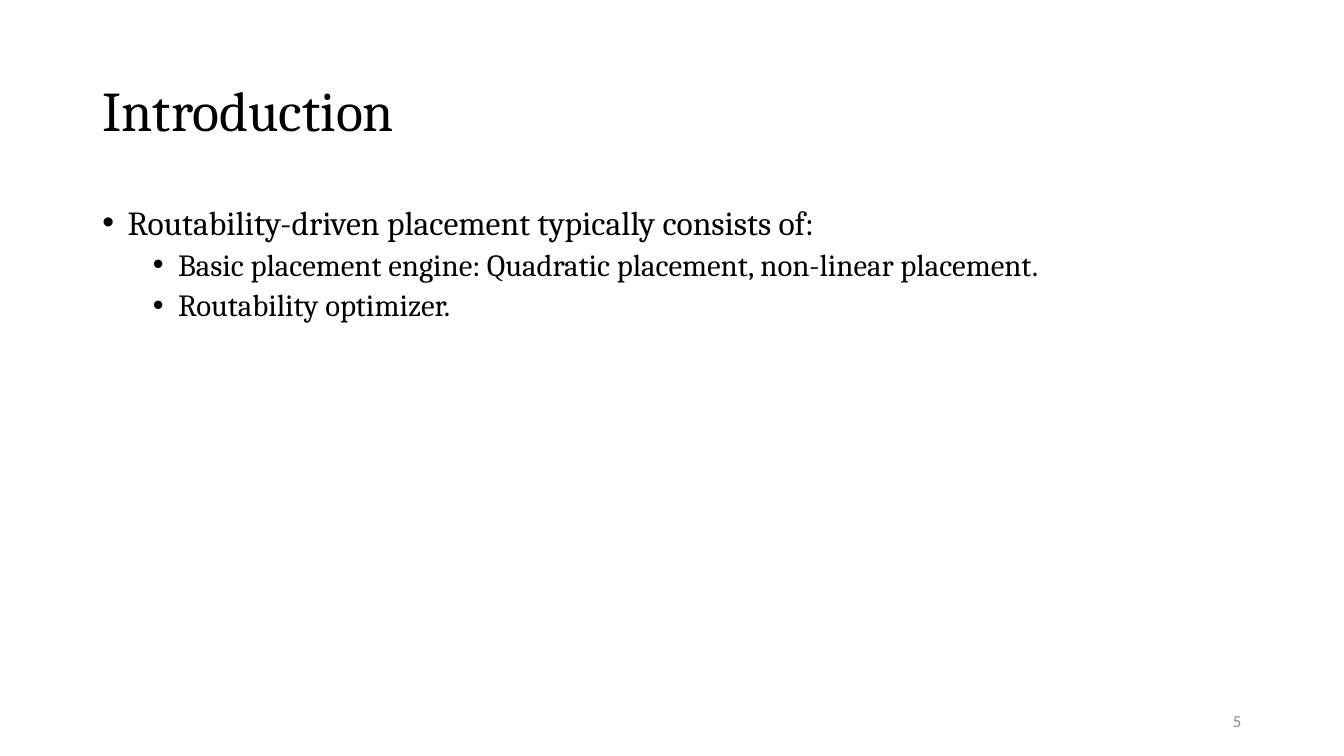
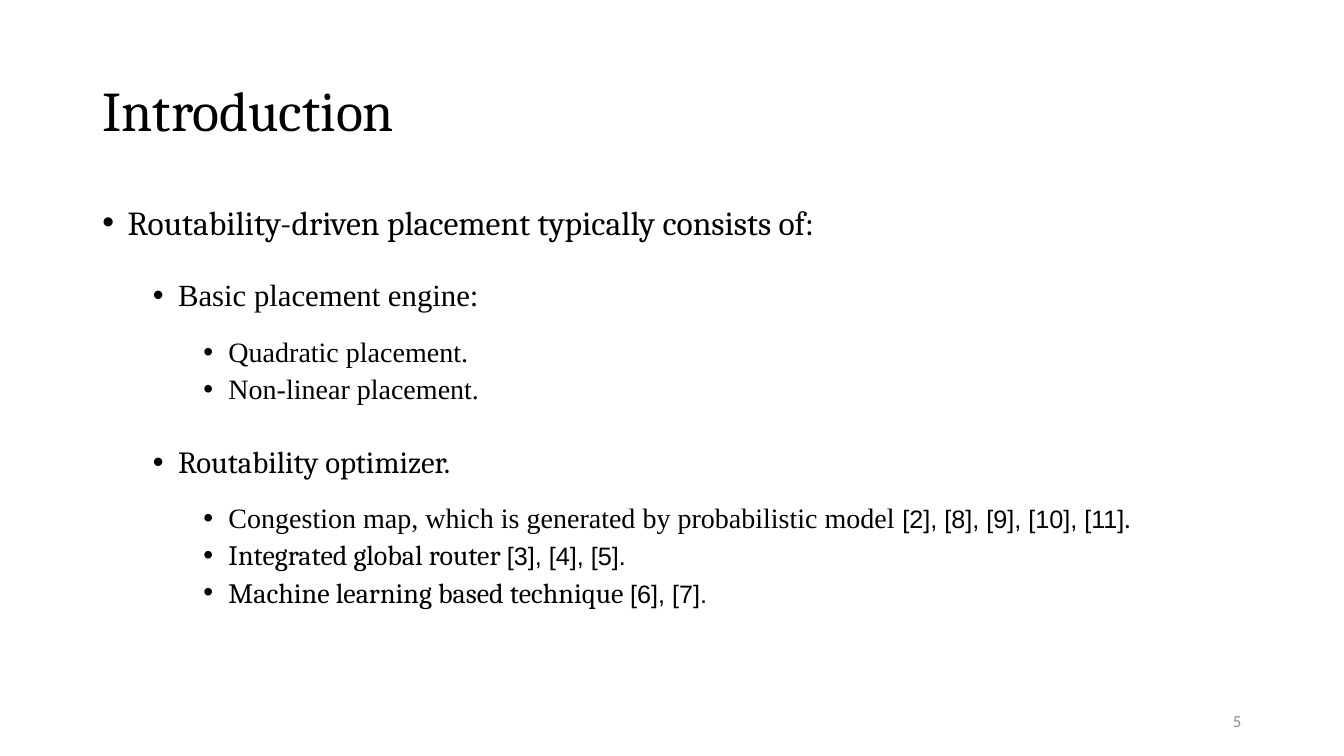
Before and after one commit to Pacific-Feng-Studuies/Studied-Papers, a slide deck: slide 6 of GM/Placement/PUFFER A Routability-Driven Placement Framework via Cell Padding/PUFFER A Routability-Driven Placement Framework via Cell Padding.pptx. Drawn at 1344x756 pixels with LibreOffice and Linux fonts; fonts in the diff are those of the drawing. Boxes give left, top, right and bottom in pixels: in the first picture for what was removed or moved away, otherwise in the second. Text is boxed around its words. In the diff, an @@ line names an element or a change of style, - is before the commit and + after.

Commit message:
2023/10/01

```diff
--- a/GM/Placement/PUFFER A Routability-Driven Placement Framework via Cell Padding/PUFFER A Routability-Driven Placement Framework via Cell Padding.pptx
+++ b/GM/Placement/PUFFER A Routability-Driven Placement Framework via Cell Padding/PUFFER A Routability-Driven Placement Framework via Cell Padding.pptx
@@ text at [178,284,479,404]: text changed; size 22 to 20 pt; font Cambria to Times New Roman @@
-  • Basic placement engine: Quadratic placement, non-linear placement.
+  • Basic placement engine:
+    • Quadratic placement.
+    • Non-linear placement.
@@ text at [228,508,1124,609]: paragraphs added @@
+    • Congestion map, which is generated by probabilistic model [2], [8], [9], [10], [11].
+    • Integrated global router [3], [4], [5].
+    • Machine learning based technique [6], [7].
```
Also in this commit, not shown: 3 other slides changed, 3 slides added.
